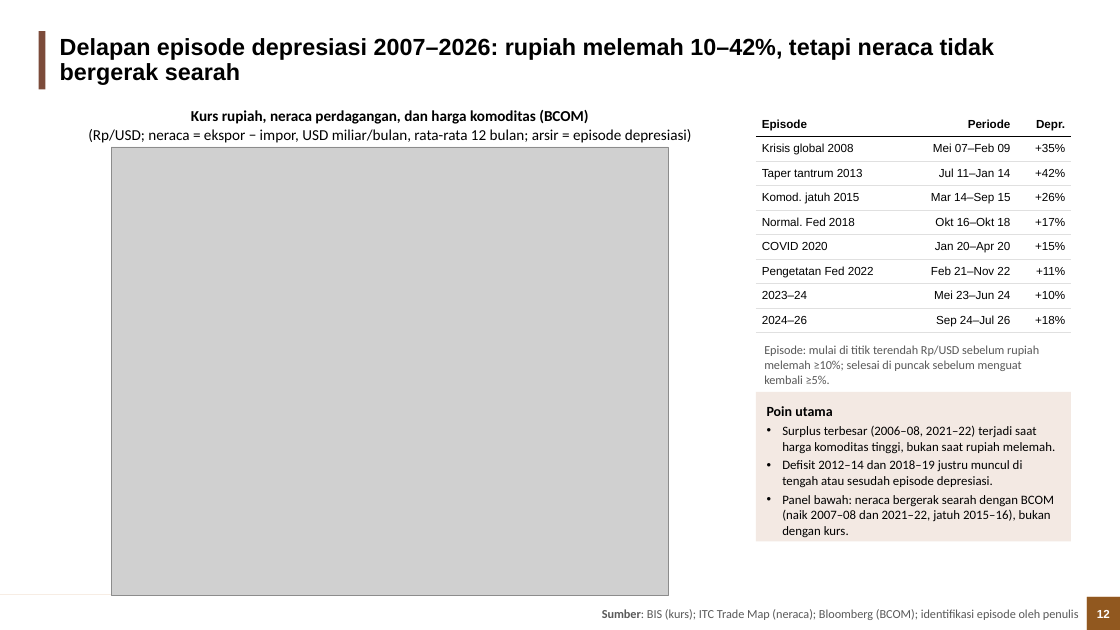
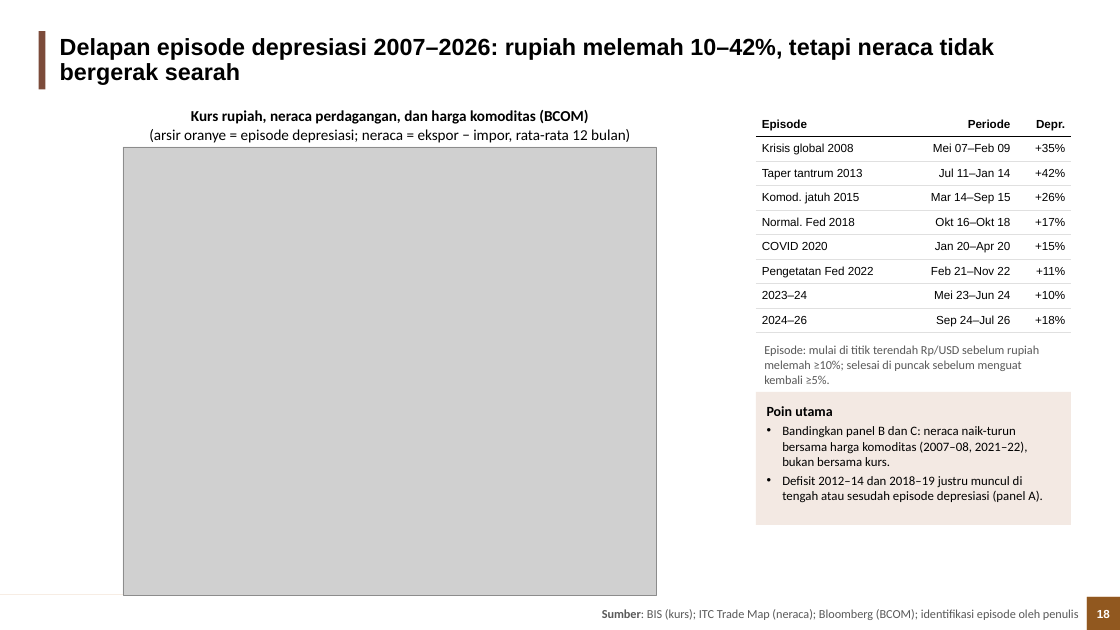
Before and after one commit to muhamadhaikal128/Pengaruh-Depresiasi-Rupiah-Terhadap-Trade-Balance, a slide deck: slide 18 of Haikal/output/3_ppt/Depresiasi_Rupiah_Trade_Balance.pptx (slide 12 before the commit). Drawn at 1120x630 pixels with LibreOffice and Linux fonts; fonts in the diff are those of the drawing; grey boxes stand for pictures; background and template pictures are left out. Boxes give left, top, right and bottom in pixels: in the first picture for what was removed or moved away, otherwise in the second. Text is boxed around its words. In the diff, an @@ line names an element or a change of style, - is before the commit and + after.

Commit message:
Haikal: dekomposisi harga vs volume (kuantitas HS-6), uji Marshall-Lerner dengan volume, PPT disusun ulang

```diff
--- a/Haikal/output/3_ppt/Depresiasi_Rupiah_Trade_Balance.pptx
+++ b/Haikal/output/3_ppt/Depresiasi_Rupiah_Trade_Balance.pptx
@@ picture: place and size @@
-picture at <box>111,147,668,595</box>
+picture at <box>123,147,656,595</box>
@@ text at <box>149,129,630,143</box>: text changed @@
-(Rp/USD; neraca = ekspor − impor, USD miliar/bulan, rata-rata 12 bulan; arsir = episode depresiasi)
+(arsir oranye = episode depresiasi; neraca = ekspor − impor, rata-rata 12 bulan)
@@ rectangle "Poin utama": place and size @@
-rectangle "Poin utama" at <box>756,392,1071,542</box>
+rectangle "Poin utama" at <box>756,392,1071,525</box>
@@ text in rectangle at <box>782,426,1043,503</box>: text changed @@
-• Surplus terbesar (2006–08, 2021–22) terjadi saat harga komoditas tinggi, bukan saat rupiah melemah.
-• Defisit 2012–14 dan 2018–19 justru muncul di tengah atau sesudah episode depresiasi.
-• Panel bawah: neraca bergerak searah dengan BCOM (naik 2007–08 dan 2021–22, jatuh 2015–16), bukan dengan kurs.
+• Bandingkan panel B dan C: neraca naik-turun bersama harga komoditas (2007–08, 2021–22), bukan bersama kurs.
+• Defisit 2012–14 dan 2018–19 justru muncul di tengah atau sesudah episode depresiasi (panel A).
```
Also in this commit, not shown: 31 other slides changed, 13 slides added, 5 slides removed, 29 other files.
